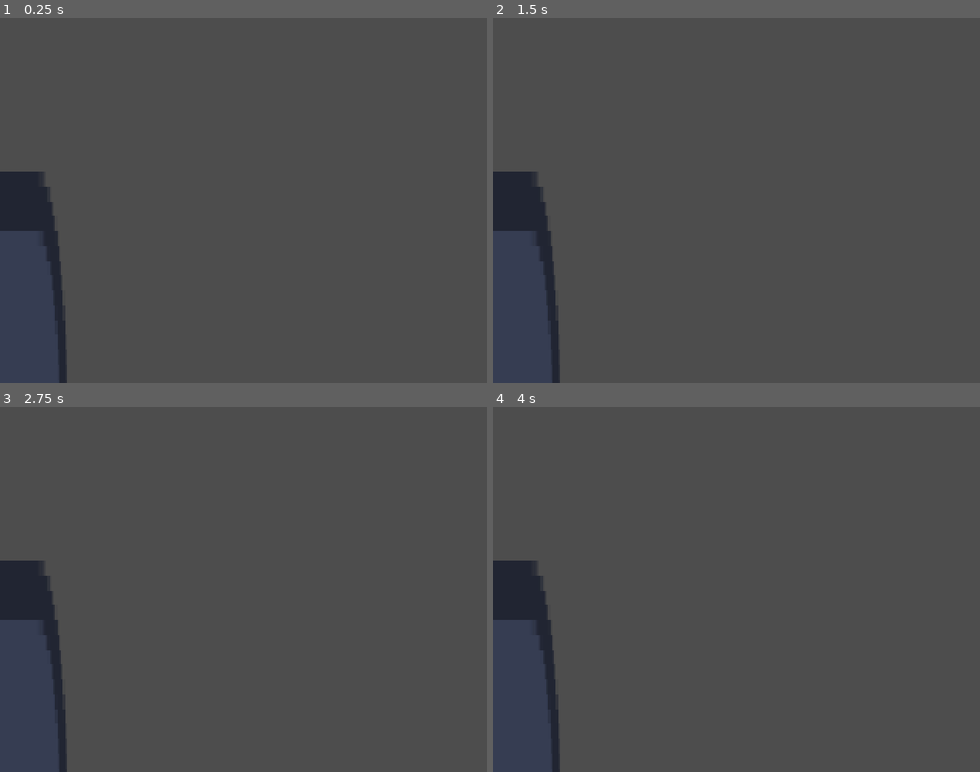
Above: before the commit, frames 1-4 (two rows, left to right).
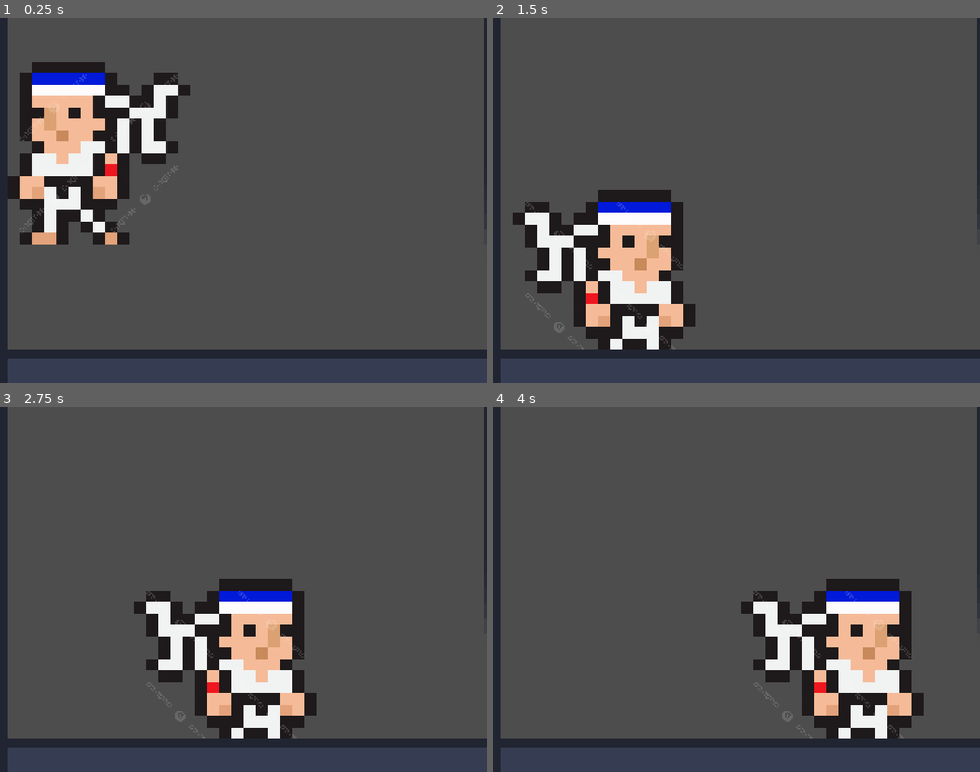
Above: after the commit, the same moments.

Repository: VarBus/Hacky-Bot
Game: Godot game, scene res://Scenes/Enemies/Hack/EH_RobotDispara.tscn
The game is run twice, just before and just after one commit, with the same random seed, the same clock (stepped at 60 frames per second) and the same inputs. The project has no main scene, so this scene is started directly. The engine's default icon, where the game draws it, is replaced by a stand-in: a white triangle on a blue panel in a dark square.
Inputs:
- Up to frame 1 (0.25 s): no input
- Up to frame 2 (1.5 s): tap Enter at 0.5 s; hold A (accion, bound only after the commit) 0.53-1.28 s; tap A (accion, bound only after the commit) at 1.35 s
- Up to frame 3 (2.75 s): hold A (accion, bound only after the commit) from 2.03 s (still down)
- Up to frame 4 (4 s): release A (accion, bound only after the commit) at 2.78 s; tap A (accion, bound only after the commit) at 2.85 s; hold A (accion, bound only after the commit) from 3.53 s (still down)

The runs differ from the first frame. In frame 1, 17% of the frame differs, in the area x 0-100%, y 0-100%; in frame 2, 16%; in frame 3, 18%; in frame 4, 18%.

Commit message:
Orden y junte del juego

Diff:
--- /dev/null
+++ b/Scenes/Enemies/Hack/EH_RobotCamara.tscn
@@ -0,0 +1,3 @@
+[gd_scene format=3 uid="uid://bpctjn1urrb8v"]
+
+[node name="EhRobotCamara" type="Node2D"]
--- a/Scenes/Enemies/Hack/EH_RobotDispara.tscn
+++ b/Scenes/Enemies/Hack/EH_RobotDispara.tscn
@@ -1,6 +1,6 @@
 [gd_scene load_steps=6 format=3 uid="uid://ckkd1d3v1o5yc"]
 
-[ext_resource type="Script" uid="uid://b7ibkcujfitia" path="res://Scripts/MegaBoy.gd" id="1_mtrxg"]
+[ext_resource type="Script" uid="uid://b7ibkcujfitia" path="res://Scripts/Enemies/MegaBoy.gd" id="1_mtrxg"]
 [ext_resource type="Texture2D" uid="uid://d3yixoxwt4ab4" path="res://Assets/Sprites/karate.png" id="1_xpnd8"]
 [ext_resource type="Texture2D" uid="uid://bwq81ao50od8d" path="res://icon.svg" id="2_ny0sw"]
 
@@ -13,8 +13,8 @@
 [node name="EhRobotDispara" type="Node2D"]
 
 [node name="CharacterBody2D" type="CharacterBody2D" parent="."]
-position = Vector2(365.5, 387.99997)
-scale = Vector2(0.2, 0.2)
+position = Vector2(-49, -16.000008)
+scale = Vector2(0.1, 0.1)
 script = ExtResource("1_mtrxg")
 
 [node name="Sprite2D" type="Sprite2D" parent="CharacterBody2D"]
@@ -28,7 +28,7 @@
 
 [node name="Icon" type="Sprite2D" parent="."]
 texture_filter = 1
-position = Vector2(957.5, 1142)
+position = Vector2(405.00006, 299.00006)
 scale = Vector2(14.710938, 1.2578125)
 texture = ExtResource("2_ny0sw")
 
@@ -40,7 +40,7 @@
 
 [node name="Icon2" type="Sprite2D" parent="."]
 texture_filter = 1
-position = Vector2(1957.5, 783.0001)
+position = Vector2(399, -369)
 rotation = 1.5707964
 scale = Vector2(9.765625, 1.2578125)
 texture = ExtResource("2_ny0sw")
@@ -53,7 +53,7 @@
 
 [node name="Icon3" type="Sprite2D" parent="."]
 texture_filter = 1
-position = Vector2(-36.49997, 726)
+position = Vector2(-75, -85.99994)
 rotation = 1.5707964
 scale = Vector2(9.765625, 1.2578125)
 texture = ExtResource("2_ny0sw")
--- /dev/null
+++ b/Scenes/Enemies/Hack/EH_RobotIman.tscn
@@ -0,0 +1,22 @@
+[gd_scene load_steps=4 format=3 uid="uid://crdbcsy8pioq2"]
+
+[ext_resource type="PackedScene" uid="uid://cysq1s48mounf" path="res://Scenes/Niveles/Placeholder/Estructura_nivel.tscn" id="1_o607w"]
+[ext_resource type="Texture2D" uid="uid://b1uvruy8rhyt2" path="res://Assets/Sprites/PlaceHolders/camara.png" id="2_7i6lr"]
+
+[sub_resource type="RectangleShape2D" id="RectangleShape2D_0sht7"]
+
+[node name="EhRobotIman" type="Node2D"]
+
+[node name="EstructuraNivel" parent="." instance=ExtResource("1_o607w")]
+
+[node name="CharacterBody2D" type="CharacterBody2D" parent="."]
+
+[node name="Sprite2D" type="Sprite2D" parent="CharacterBody2D"]
+position = Vector2(290.00003, 54)
+scale = Vector2(0.05, 0.05)
+texture = ExtResource("2_7i6lr")
+
+[node name="CollisionShape2D" type="CollisionShape2D" parent="CharacterBody2D"]
+shape = SubResource("RectangleShape2D_0sht7")
+
+[node name="CanvasLayer" type="CanvasLayer" parent="."]
--- /dev/null
+++ b/Scenes/Niveles/Placeholder/Estructura_nivel.tscn
@@ -0,0 +1,46 @@
+[gd_scene load_steps=3 format=3 uid="uid://cysq1s48mounf"]
+
+[ext_resource type="Texture2D" uid="uid://bwq81ao50od8d" path="res://icon.svg" id="1_vgkiy"]
+
+[sub_resource type="RectangleShape2D" id="RectangleShape2D_bus6n"]
+size = Vector2(127.2832, 113.68941)
+
+[node name="EstructuraNivel" type="Node2D"]
+
+[node name="Icon" type="Sprite2D" parent="."]
+texture_filter = 1
+position = Vector2(405.00006, 299.00006)
+scale = Vector2(14.710938, 1.2578125)
+texture = ExtResource("1_vgkiy")
+
+[node name="StaticBody2D" type="StaticBody2D" parent="Icon"]
+
+[node name="CollisionShape2D" type="CollisionShape2D" parent="Icon/StaticBody2D"]
+position = Vector2(-0.051200867, 3.5776978)
+shape = SubResource("RectangleShape2D_bus6n")
+
+[node name="Icon2" type="Sprite2D" parent="."]
+texture_filter = 1
+position = Vector2(394.00006, -368)
+rotation = 1.5707964
+scale = Vector2(9.765625, 1.2578125)
+texture = ExtResource("1_vgkiy")
+
+[node name="StaticBody2D" type="StaticBody2D" parent="Icon2"]
+
+[node name="CollisionShape2D" type="CollisionShape2D" parent="Icon2/StaticBody2D"]
+position = Vector2(-0.051200867, 3.5776978)
+shape = SubResource("RectangleShape2D_bus6n")
+
+[node name="Icon3" type="Sprite2D" parent="."]
+texture_filter = 1
+position = Vector2(-75, -85.99994)
+rotation = 1.5707964
+scale = Vector2(9.765625, 1.2578125)
+texture = ExtResource("1_vgkiy")
+
+[node name="StaticBody2D" type="StaticBody2D" parent="Icon3"]
+
+[node name="CollisionShape2D" type="CollisionShape2D" parent="Icon3/StaticBody2D"]
+position = Vector2(-0.051200867, 3.5776978)
+shape = SubResource("RectangleShape2D_bus6n")
--- /dev/null
+++ b/Scenes/Objetos/Puerta.tscn
@@ -0,0 +1,20 @@
+[gd_scene load_steps=5 format=3 uid="uid://c5wnr4u6rh07c"]
+
+[ext_resource type="Script" uid="uid://5m01003evgrk" path="res://Scripts/Objetos/Door.gd" id="1_4kxwy"]
+[ext_resource type="Texture2D" uid="uid://cuj6ndfksefch" path="res://Assets/Sprites/Door_cerrada.png" id="2_owtp4"]
+[ext_resource type="Texture2D" uid="uid://botb83ph2qnc2" path="res://Assets/Sprites/Puerta Abierta.png" id="3_32g4g"]
+
+[sub_resource type="RectangleShape2D" id="RectangleShape2D_owtp4"]
+
+[node name="Puerta" type="Node2D"]
+
+[node name="Sprite2D" type="Sprite2D" parent="."]
+texture = ExtResource("2_owtp4")
+
+[node name="StaticBody2D" type="Area2D" parent="."]
+script = ExtResource("1_4kxwy")
+puerta_cerrada = ExtResource("2_owtp4")
+puerta_abierta = ExtResource("3_32g4g")
+
+[node name="CollisionShape2D" type="CollisionShape2D" parent="StaticBody2D"]
+shape = SubResource("RectangleShape2D_owtp4")
--- a/Scripts/MegaBoy.gd
+++ b/Scripts/Enemies/MegaBoy.gd
@@ -2,7 +2,7 @@
 
 # Físicas
 var gravity = 900.0
-var speed = 120.0
+var speed = 60.0
 
 # Estado
 var active = false
@@ -39,6 +39,4 @@
 func activate():
 	if not active:
 		active = true
-		$Sprite2D.modulate = Color(1, 0.4, 0.4) # cambia de color al activarse
-		#$AnimationPlayer.play("wake_up")
-		print("Enemigo activado por teclado")
+		print("⚠️ Enemigo activado por teclado")
--- /dev/null
+++ b/Scripts/Objetos/Door.gd
@@ -0,0 +1,22 @@
+extends Node2D
+
+@export var puerta_cerrada: Texture
+@export var puerta_abierta: Texture
+
+var is_open = false
+
+func _ready():
+	$Sprite2D.texture = puerta_cerrada
+	# Conectamos la señal del Area2D
+	$Area2D.body_entered.connect(_on_body_entered)
+
+func _on_body_entered(body):
+	# Verificar si el que entra es el enemigo
+	if body.is_in_group("enemies"):
+		open_door()
+
+func open_door():
+	if not is_open:
+		is_open = true
+		$Sprite2D.texture = puerta_abierta
+		print("🚪 Puerta abierta por enemigo")
--- a/project.godot
+++ b/project.godot
@@ -18,7 +18,17 @@
 
 window/size/viewport_width=320
 window/size/viewport_height=240
+window/size/mode=3
 window/stretch/mode="viewport"
+window/stretch/scale_mode="integer"
+
+[input]
+
+accion={
+"deadzone": 0.2,
+"events": [Object(InputEventKey,"resource_local_to_scene":false,"resource_name":"","device":-1,"window_id":0,"alt_pressed":false,"shift_pressed":false,"ctrl_pressed":false,"meta_pressed":false,"pressed":false,"keycode":0,"physical_keycode":65,"key_label":0,"unicode":97,"location":0,"echo":false,"script":null)
+]
+}
 
 [rendering]
 
Binary file added: Assets/Sprites/PlaceHolders/Door_cerrada.png
Not shown, added: Assets/Sprites/PlaceHolders/Door_cerrada.png.import
Binary file added: Assets/Sprites/PlaceHolders/Puerta Abierta.png
Not shown, added: Assets/Sprites/PlaceHolders/Puerta Abierta.png.import
Binary file added: Assets/Sprites/PlaceHolders/camara.png
Not shown, changed: Assets/Sprites/PlaceHolders/camara.png.import
Not shown, added: Assets/Sprites/PlaceHolders/doors.png.import
Renamed: Assets/Sprites/karate.png -> Assets/Sprites/PlaceHolders/karate.png
Not shown, added: Assets/Sprites/PlaceHolders/karate.png.import
Renamed: Scripts/MegaBoy.gd.uid -> Scripts/Enemies/MegaBoy.gd.uid
Not shown, added: Scripts/Objetos/Door.gd.uid
Not shown, changed: assets/fonts/Minecraft.ttf.import
